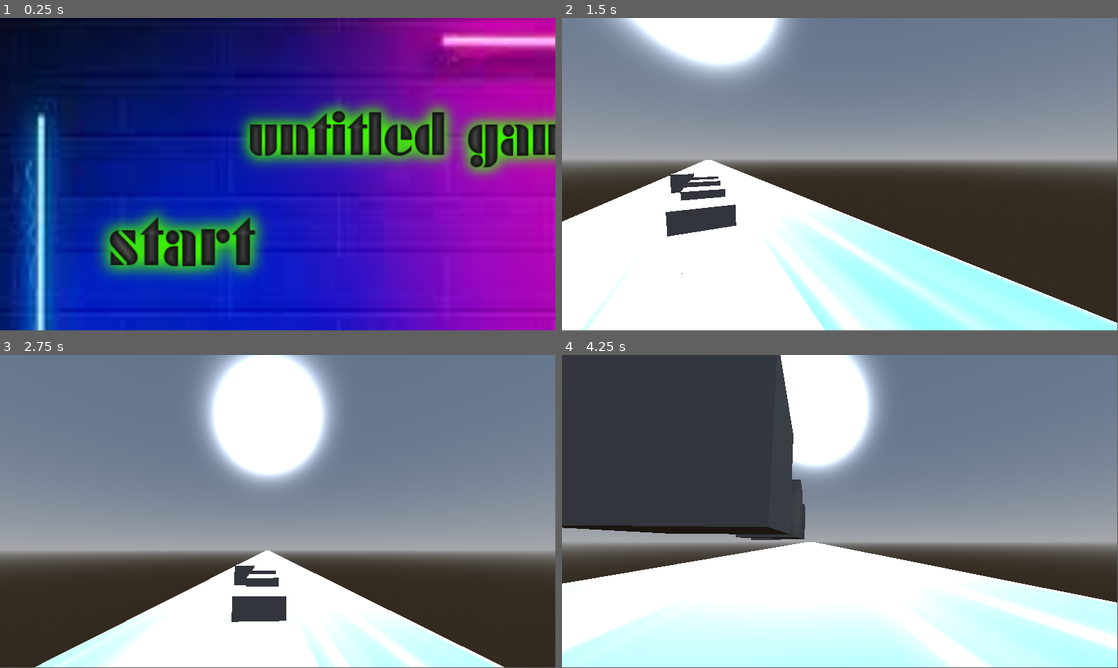
Above: before the commit, frames 1-4 (two rows, left to right).
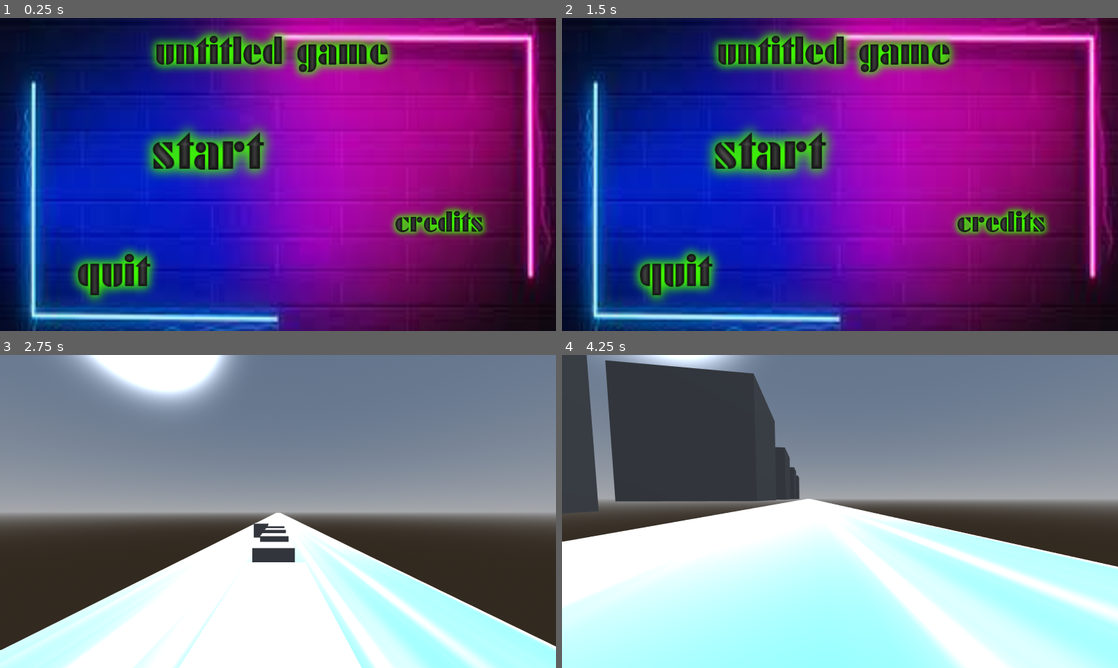
Above: after the commit, the same moments.

Repository: JoukePouke/Game-off-2023
Game: Godot game, scene res://Assets/Scenes/MainMenu.tscn
The game is run twice, just before and just after one commit, with the same random seed, the same clock (stepped at 60 frames per second) and the same inputs.
Inputs (mouse positions are in pixels of both pictures, inside the frame that each line leads up to; where the layout moved, square brackets give the same spot in the first picture):
- Up to frame 1 (0.25 s): no input
- Up to frame 2 (1.5 s): click (1001, 221) [745, 243] at 0.5 s; click (1012, 277) at 1.25 s, where only the run after the commit has a clickable "Back"
- Up to frame 3 (2.75 s): click (205, 495) at 2.02 s
- Up to frame 4 (4.25 s): tap Enter (ui_accept) at 2.75, 3.02, 3.77 s; move the mouse to (867, 508) at 2.77 s; hold Right (right) 2.78-3.53 s; tap F at 2.85 s; click (867, 508) at 2.92 s; move the mouse to (812, 511) at 3.52 s; hold A (left) from 3.53 s (still down); tap Shift at 3.6 s
The window is 799x449 before the commit and 800x450 after it. Grey fills any space a smaller window leaves; there, only what the larger window draws over its background counts as a difference.

The runs differ from the first frame. In frame 1, 91% of the frame differs, in the area x 0-100%, y 0-100%; in frame 2, 100%; in frame 3, 47%; in frame 4, 57%.

Commit message:
fixed resolution and other
and resizablatie and viewport

Diff:
--- a/Assets/Scenes/Credits.tscn
+++ b/Assets/Scenes/Credits.tscn
@@ -2,7 +2,23 @@
 
 [ext_resource type="Texture2D" uid="uid://ydtsal4k2pf7" path="res://Assets/images/background.jpeg" id="1_r5l87"]
 
-[sub_resource type="SystemFont" id="SystemFont_8n3ll"]
+[sub_resource type="GDScript" id="GDScript_2q1wy"]
+script/source = "extends Button
+
+
+# Called when the node enters the scene tree for the first time.
+func _ready():
+	pass # Replace with function body.
+
+
+# Called every frame. 'delta' is the elapsed time since the previous frame.
+func _process(delta):
+	pass
+
+
+func _on_pressed():
+	get_tree().change_scene_to_file(\"res://Assets/Scenes/MainMenu.tscn\")
+"
 
 [node name="Control" type="Control"]
 layout_mode = 3
@@ -14,14 +30,33 @@
 
 [node name="Background" type="Sprite2D" parent="."]
 show_behind_parent = true
-position = Vector2(927, 536.5)
-scale = Vector2(6.46951, 8.26623)
+position = Vector2(956.5, 558)
+scale = Vector2(6.46036, 8.31169)
 texture = ExtResource("1_r5l87")
 
-[node name="RichTextLabel" type="RichTextLabel" parent="Background"]
-offset_left = -110.0
-offset_top = -46.0
-offset_right = -48.0
-offset_bottom = -21.0
-theme_override_fonts/normal_font = SubResource("SystemFont_8n3ll")
-text = "Credits"
+[node name="Button" type="Button" parent="."]
+layout_mode = 0
+offset_left = 1347.0
+offset_top = 829.0
+offset_right = 1752.0
+offset_bottom = 972.0
+theme_override_font_sizes/font_size = 49
+text = "Back"
+script = SubResource("GDScript_2q1wy")
+
+[node name="RichTextLabel" type="RichTextLabel" parent="."]
+layout_mode = 0
+offset_left = 204.0
+offset_top = 176.0
+offset_right = 1257.0
+offset_bottom = 1080.0
+theme_override_font_sizes/normal_font_size = 46
+text = "Developers:
+- joukepouke
+- conaitus
+- aphixba
+
+Sound Composer:
+- justaguy"
+
+[connection signal="pressed" from="Button" to="Button" method="_on_pressed"]
--- a/Assets/Scenes/MainLevel.tscn
+++ b/Assets/Scenes/MainLevel.tscn
@@ -63,7 +63,7 @@
 safe_margin = 0.216
 
 [node name="OmniLight3D" type="DirectionalLight3D" parent="."]
-transform = Transform3D(1, 0, 0, 0, 0.821816, 0.569753, 0, -0.569753, 0.821816, 0, 13.5715, 15.1227)
+transform = Transform3D(0.764888, -0.496168, 0.410808, 0.135042, 0.747078, 0.650875, -0.629849, -0.44237, 0.638435, 0, 18.9075, -25.0077)
 light_energy = 29.775
 
 [node name="respawn" type="Marker3D" parent="."]
--- a/Assets/Scenes/MainMenu.tscn
+++ b/Assets/Scenes/MainMenu.tscn
@@ -73,46 +73,45 @@
 
 [node name="Background" type="Sprite2D" parent="."]
 show_behind_parent = true
-position = Vector2(927, 536.5)
-scale = Vector2(6.46951, 8.26623)
+position = Vector2(956.5, 558)
+scale = Vector2(6.46036, 8.31169)
 texture = ExtResource("5_1xut2")
 
 [node name="Credits" type="TextureButton" parent="."]
 layout_mode = 0
-offset_left = 1330.0
-offset_top = 574.0
-offset_right = 1725.0
-offset_bottom = 752.0
+offset_left = 1320.0
+offset_top = 621.0
+offset_right = 1712.0
+offset_bottom = 796.0
 texture_normal = ExtResource("2_gtuxv")
 stretch_mode = 4
 script = SubResource("GDScript_opksj")
 
 [node name="Cooltext446400659424639" type="TextureRect" parent="."]
 layout_mode = 0
-offset_left = 459.0
-offset_top = 136.0
-offset_right = 1450.0
-offset_bottom = 369.0
+offset_left = 476.0
+offset_right = 1401.0
+offset_bottom = 285.0
 texture = ExtResource("1_0uq23")
 expand_mode = 2
 stretch_mode = 4
 
 [node name="Start" type="TextureButton" parent="."]
 layout_mode = 0
-offset_left = 161.0
-offset_top = 352.0
-offset_right = 606.0
-offset_bottom = 583.0
+offset_left = 443.0
+offset_top = 316.0
+offset_right = 993.0
+offset_bottom = 648.0
 texture_normal = ExtResource("3_j4y7v")
 stretch_mode = 4
 script = SubResource("GDScript_mke8p")
 
 [node name="Quit" type="TextureButton" parent="."]
 layout_mode = 0
-offset_left = 193.0
-offset_top = 780.0
-offset_right = 451.0
-offset_bottom = 932.0
+offset_left = 199.0
+offset_top = 744.0
+offset_right = 704.0
+offset_bottom = 1029.0
 texture_normal = ExtResource("4_se0wr")
 stretch_mode = 4
 script = SubResource("GDScript_ht18n")
--- a/project.godot
+++ b/project.godot
@@ -17,8 +17,15 @@
 
 [display]
 
-window/size/mode=3
-window/size/resizable=false
+window/size/viewport_height=1080
+window/size/mode=2
+window/stretch/mode="viewport"
+window/per_pixel_transparency/allowed=true
+window/size/viewport_width=1920
+
+[dotnet]
+
+project/assembly_name="Src"
 
 [input]
 
@@ -51,3 +58,5 @@
 
 renderer/rendering_method="gl_compatibility"
 renderer/rendering_method.mobile="gl_compatibility"
+anti_aliasing/quality/msaa_3d=3
+anti_aliasing/quality/screen_space_aa=1
